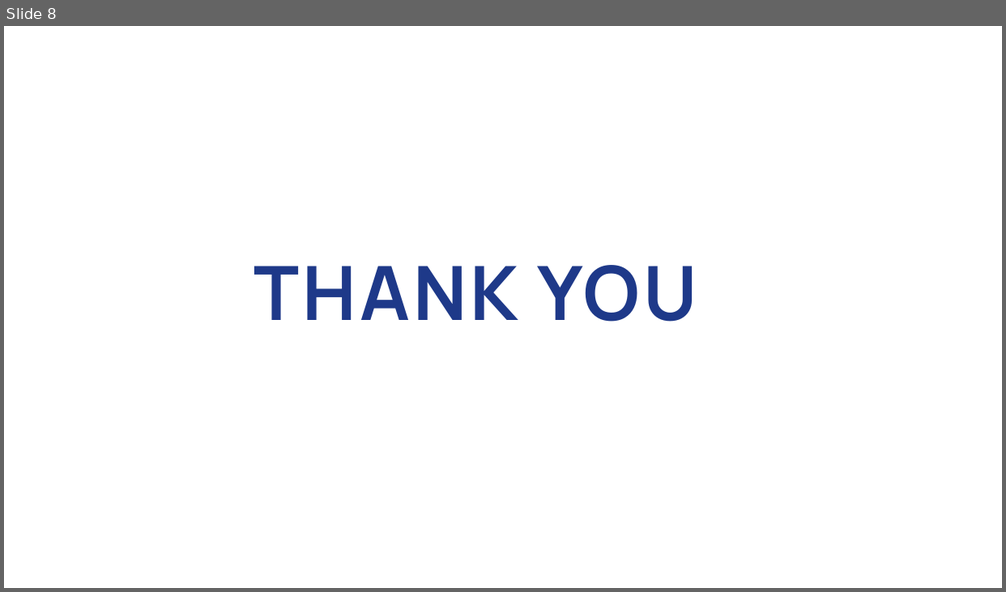
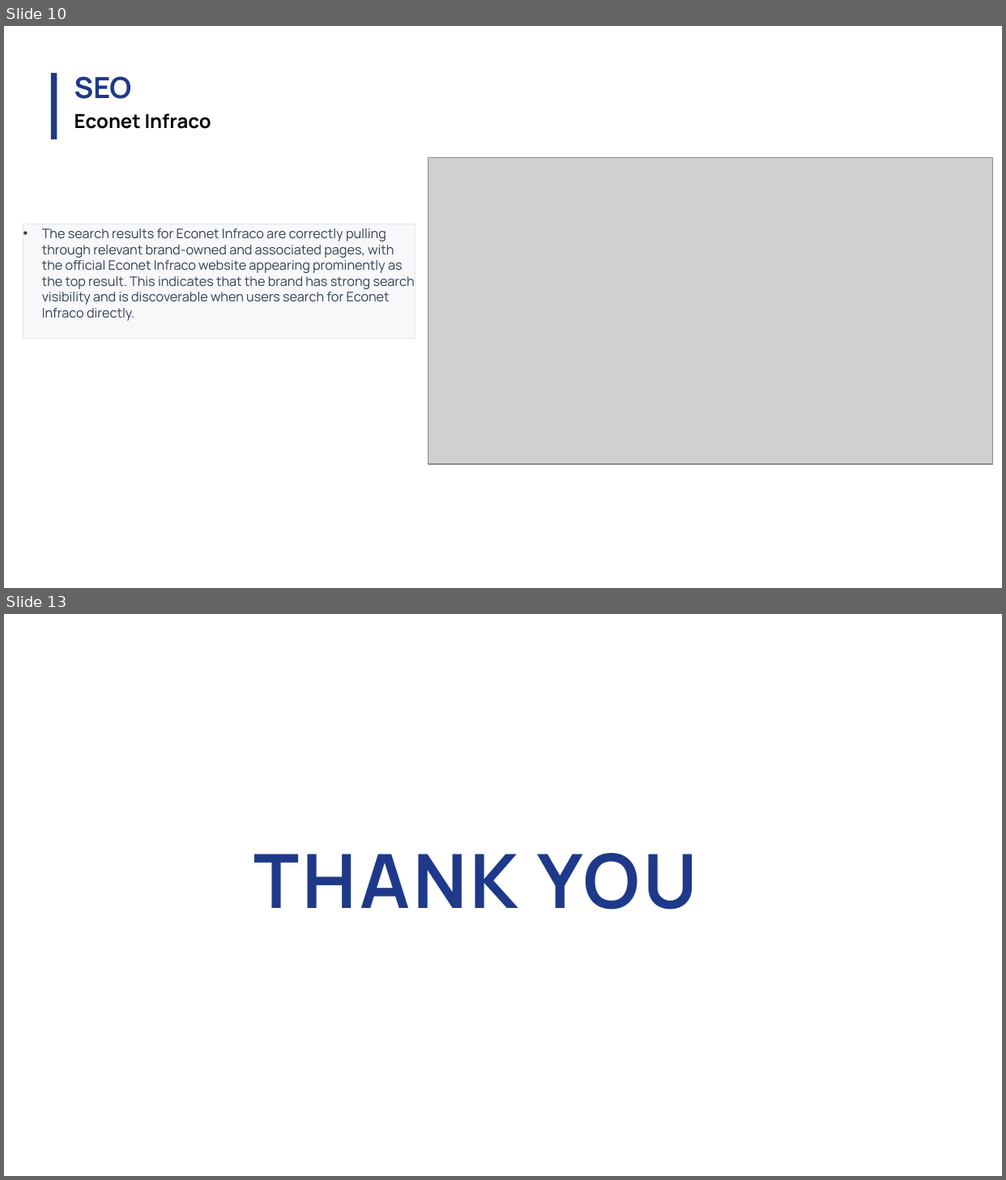
Before and after one commit to Rakinzi/reports, a slide deck: src/reports/report-templates/new/Econet Infraco March Website Report.pptx. Shown one above the other, each under a label of ours: slide 8 before the commit, slides 10 and 13 after it; the slides between them are not shown. The pictures are 1006x592 and 1006x1180 pixels, drawn with LibreOffice and Linux fonts; fonts in the diff are those of the drawing; grey boxes stand for pictures. Boxes give left, top, right and bottom in pixels: in the first picture for what was removed or moved away, otherwise in the second. Text is boxed around its words. In the diff, an @@ line names an element or a change of style, - is before the commit and + after.

```diff
--- a/src/reports/report-templates/new/Econet Infraco March Website Report.pptx
+++ b/src/reports/report-templates/new/Econet Infraco March Website Report.pptx
@@ slide 10 added at (x1=4, y1=26, x2=1002, y2=588), background #FFFFFF @@
@@ freeform shape added at (x1=51, y1=73, x2=57, y2=139), fill #1E3988 @@
@@ title added at (x1=74, y1=76, x2=131, y2=99), 21 pt, text #1E3989, bold @@
+SEO
@@ text added at (x1=74, y1=113, x2=211, y2=129), 14 pt, text #000000, bold @@
+Econet Infraco
@@ picture added at (x1=428, y1=158, x2=993, y2=465) @@
@@ rectangle added at (x1=23, y1=224, x2=415, y2=339), fill #F8F8FA, outline #E0E8EE 0.72 pt, 9.5 pt, text #334153 @@
+• The search results for Econet Infraco are correctly pulling through relevant brand-owned and associated pages, with the official Econet Infraco website appearing prominently as the top result. This indicates that the brand has strong search visibility and is discoverable when users search for Econet Infraco directly.
@@ what was slide 8 is now slide 13 @@
```
Also in this commit, not shown: 7 slides changed, 4 other slides added, 2 other files.
